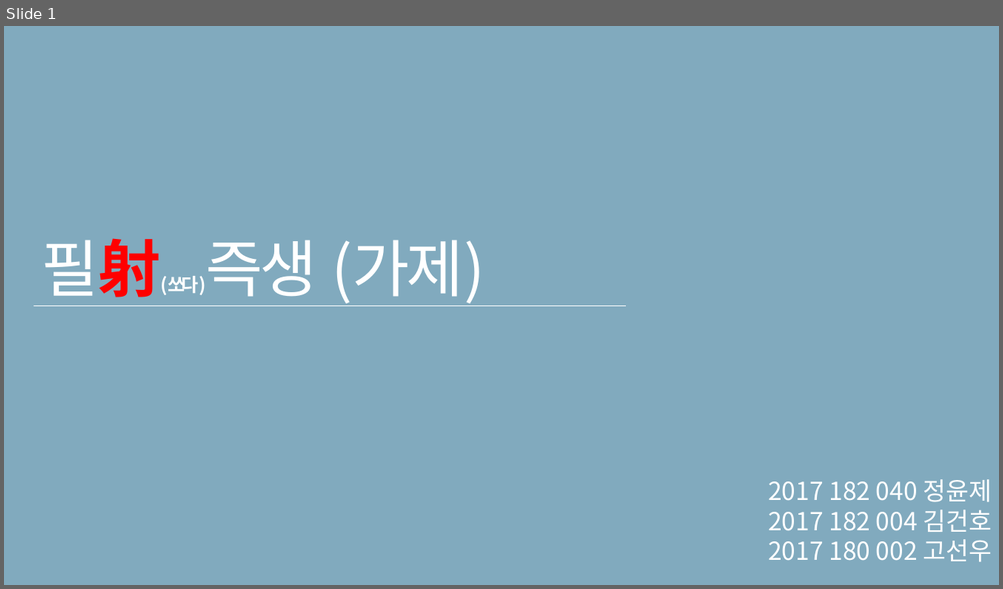
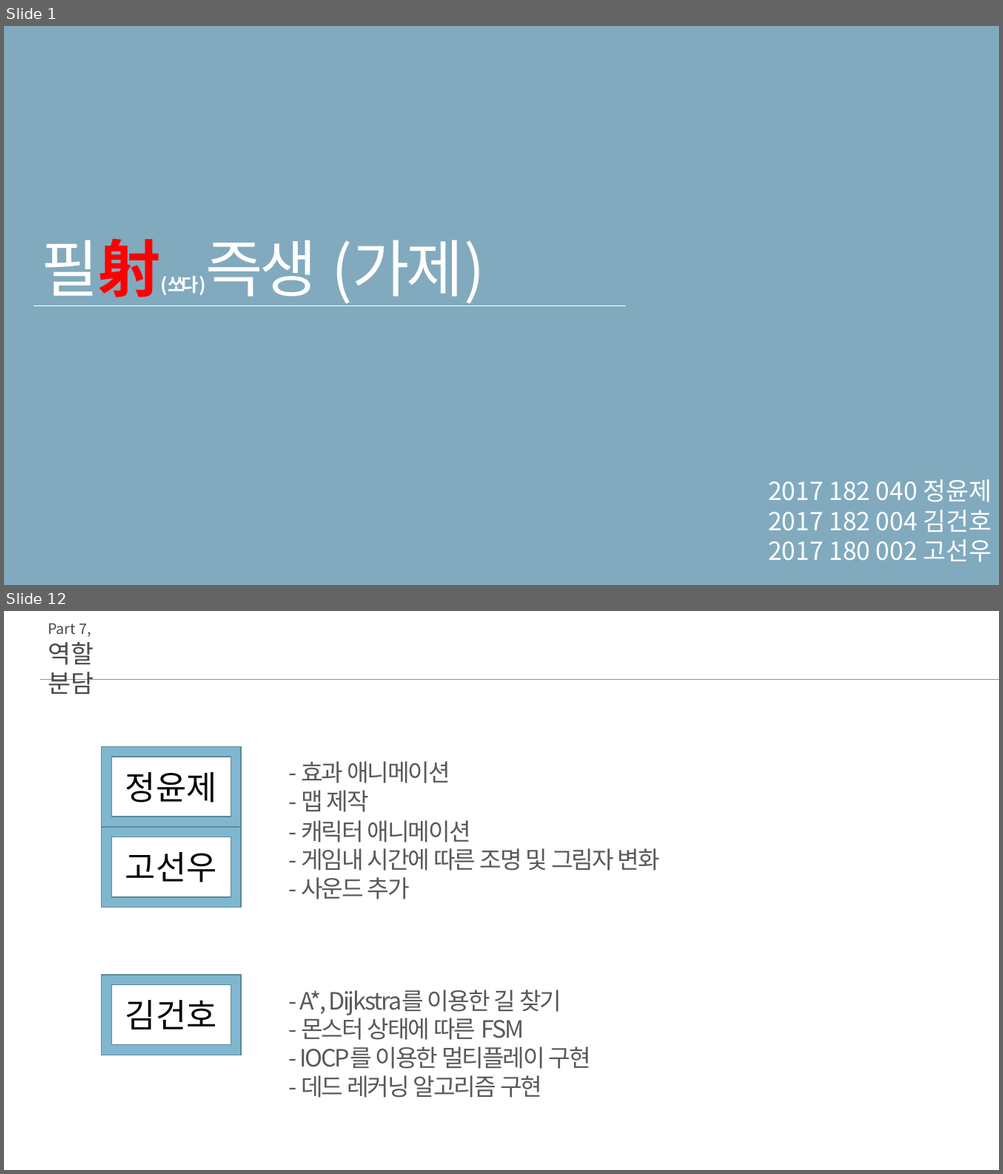
Before and after one commit to ghk01214/KPUFinalGame-deprecated-, a slide deck: docs/졸작 초안.pptx. Shown one above the other, each under a label of ours: slide 1 before the commit, slides 1 and 12 after it; the slides between them are not shown. The pictures are 1003x589 and 1003x1174 pixels, drawn with LibreOffice and Linux fonts; fonts in the diff are those of the drawing. Boxes give left, top, right and bottom in pixels: in the first picture for what was removed or moved away, otherwise in the second. Text is boxed around its words. In the diff, an @@ line names an element or a change of style, - is before the commit and + after.

```diff
--- a/docs/졸작 초안.pptx
+++ b/docs/졸작 초안.pptx
@@ slide 12 added at (x1=4, y1=611, x2=999, y2=1170), background #FFFFFF @@
@@ text added at (x1=48, y1=623, x2=91, y2=637), 14 pt, text #4D484A @@
+Part 7,
@@ text added at (x1=48, y1=642, x2=94, y2=694), 24 pt, text #4D484A @@
+역할 분담
@@ line added from (40, 679) to (999, 679), #989194 0.5 pt @@
@@ group added at (x1=102, y1=747, x2=660, y2=907): 4 texts, 2 frames @@
+정윤제
+고선우
+- 캐릭터 애니메이션
+- 게임내 시간에 따른 조명 및 그림자 변화
+- 사운드 추가
+- 효과 애니메이션
+- 맵 제작
@@ frame added at (x1=102, y1=975, x2=242, y2=1055), fill #80B7D0, outline #5F879A 1 pt @@
@@ text added at (x1=125, y1=1000, x2=217, y2=1030), 32 pt, text #000000 @@
+김건호
@@ text added at (x1=299, y1=990, x2=591, y2=1098), 23 pt, text #595959 @@
+- A*, Dijkstra를 이용한 길 찾기
+- 몬스터 상태에 따른 FSM
+- IOCP를 이용한 멀티플레이 구현
+- 데드 레커닝 알고리즘 구현
```
Also in this commit, not shown: 7 slides changed, 5 other slides added, 4 slides removed.
